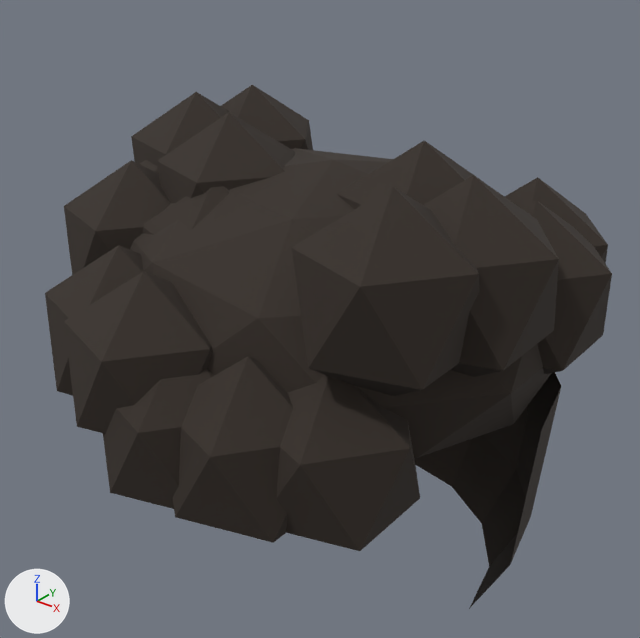
Before and after pictures for a commit that changed the glTF model public/models/hair-curls.glb.
One viewpoint serves both versions: a camera (50 mm lens) standing at (0.511, -0.617, 0.521) and looking at (0.0, 0.021, 0.125). Arrows for +X, +Y and +Z are at lower left; the lights stay in place. The older version comes first. Where no turn or scale is listed for an object, it has been applied to the vertices. Vertices at exactly the same position are counted once.

The first picture shows 'hair-curls_hair-curls__head_mesh'.
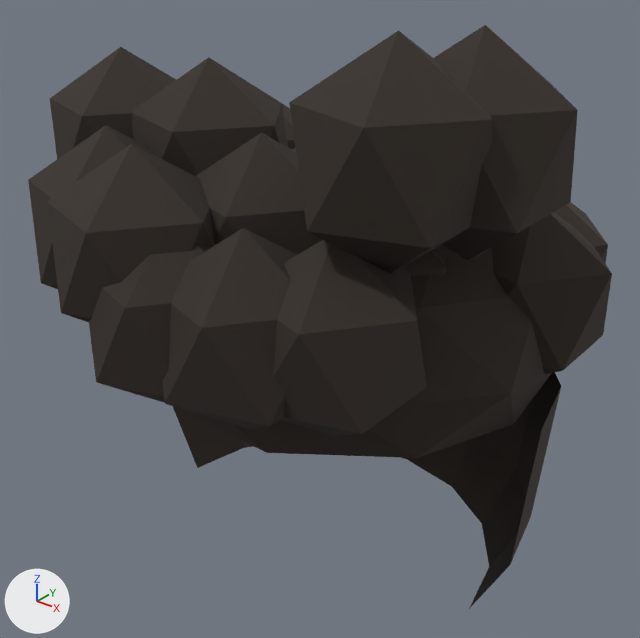
Where the newer file only moved an object's origin or applied its transform, the numbers keep the older frame.

Where the change shows, as pixel boxes [x1, y1, x2, y2] in the pictures (640 x 638 px; the box of a moved part takes in the faces that stretch with it):
'hair-curls_hair-curls__head_mesh', reshaped (11% taller): before [45, 85, 612, 609]; after [28, 25, 612, 609]
part 1 of me_icosphere_008, moved or reshaped: before [103, 369, 214, 509]; after [88, 244, 216, 403]
part 2 of me_icosphere_008, moved or reshaped: before [292, 187, 480, 396]; after [289, 30, 492, 274]
part 3 of me_icosphere_008, moved or reshaped: before [45, 245, 143, 395]; after [28, 125, 151, 289]
part 4 of me_icosphere_008, moved or reshaped: before [173, 356, 293, 543]; after [162, 228, 297, 429]
part 5 of me_icosphere_008, moved or reshaped: before [64, 160, 170, 275]; after [50, 47, 176, 159]
part 6 of me_icosphere_008, moved or reshaped: before [424, 175, 559, 377]; after [434, 25, 578, 260]
part 7 of me_icosphere_008, moved or reshaped: before [64, 271, 212, 433]; after [47, 144, 215, 323]
part 8 of me_icosphere_008, moved or reshaped: before [277, 375, 420, 551]; after [273, 240, 427, 436]
part 9 of me_icosphere_008, moved or reshaped: before [143, 186, 229, 235]; after [132, 57, 288, 176]
part 10 of me_icosphere_008, moved or reshaped (not visible before): after [196, 133, 323, 255]
part 11 of me_icosphere_008, moved or reshaped (not visible before): after [401, 250, 446, 277]

The edits, one by one:
me_icosphere_008 is used by ob_hair_curls_hair_curls__head_mesh; location (0.0, -0.17, 0.09).
me_icosphere_008 had 381 vertices, 632 faces and spanned x -0.275..0.269, y -0.071..0.47, z -0.235..0.234.
me_icosphere_008 now has 381 vertices, 632 faces and spans x -0.275..0.269, y -0.071..0.47, z -0.235..0.344.
me_icosphere_008 part 1: the loose piece of 12 vertices spanning x -0.076..0.076, y -0.071..0.071, z -0.09..0.09 is moved by (0.0, 0.0, 0.11).
me_icosphere_008 part 2: the loose piece of 12 vertices spanning x 0.083..0.235, y 0.008..0.149, z 0.054..0.234 is moved by (0.0, 0.0, 0.11).
me_icosphere_008 part 3: the loose piece of 12 vertices spanning x -0.183..-0.031, y -0.039..0.102, z -0.042..0.138 is moved by (0.0, 0.0, 0.11).
me_icosphere_008 part 4: the loose piece of 12 vertices spanning x -0.007..0.145, y -0.058..0.083, z -0.09..0.09 is moved by (0.0, 0.0, 0.11).
me_icosphere_008 part 5: the loose piece of 12 vertices spanning x -0.257..-0.105, y 0.045..0.186, z 0.006..0.186 is moved by (0.0, 0.0, 0.11).
me_icosphere_008 part 6: the loose piece of 12 vertices spanning x 0.115..0.267, y 0.07..0.211, z 0.054..0.234 is moved by (0.0, 0.0, 0.11).
me_icosphere_008 part 7: the loose piece of 12 vertices spanning x -0.119..0.033, y -0.066..0.075, z -0.042..0.138 is moved by (0.0, 0.0, 0.11).
me_icosphere_008 part 8: the loose piece of 12 vertices spanning x 0.053..0.205, y -0.023..0.118, z -0.09..0.09 is moved by (0.0, 0.0, 0.11).
me_icosphere_008 part 9: the loose piece of 12 vertices spanning x -0.15..0.002, y 0.055..0.196, z 0.006..0.186 is moved by (0.0, 0.0, 0.11).
me_icosphere_008 part 10: the loose piece of 12 vertices spanning x -0.062..0.09, y 0.025..0.167, z -0.042..0.138 is moved by (0.0, 0.0, 0.11).
me_icosphere_008 part 11: the loose piece of 12 vertices spanning x 0.015..0.167, y 0.077..0.218, z -0.09..0.09 is moved by (0.0, 0.0, 0.11).
